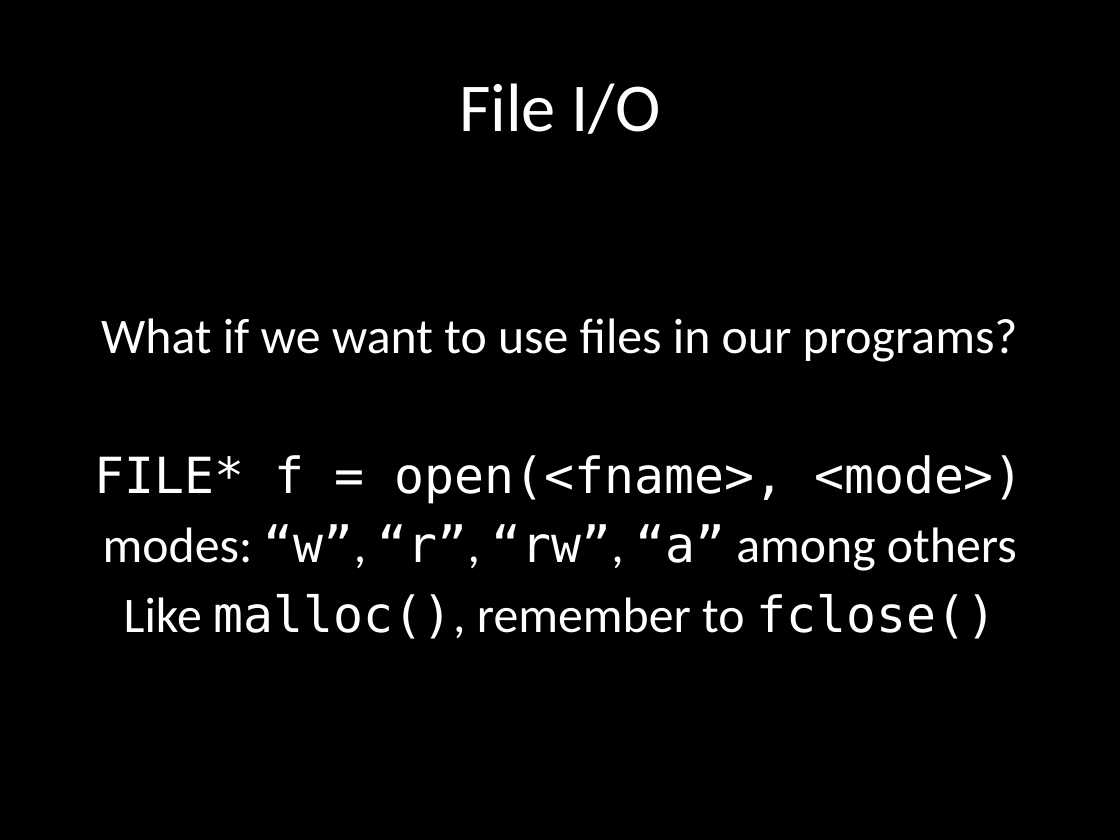
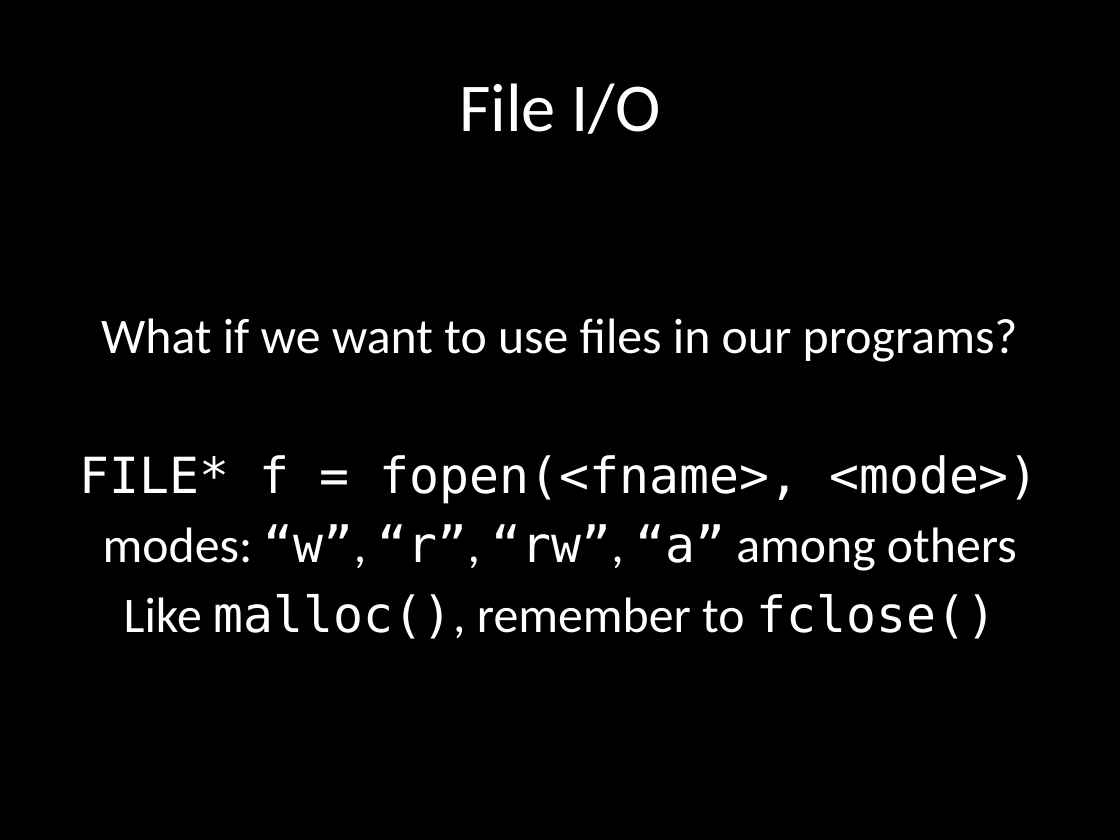
Before and after one commit to greensam/samuelgreen.org, a slide deck: slide 14 of assets/cs50/week4.pptx. Drawn at 1120x840 pixels with LibreOffice and Linux fonts; fonts in the diff are those of the drawing. Boxes give left, top, right and bottom in pixels: in the first picture for what was removed or moved away, otherwise in the second. Text is boxed around its words. In the diff, an @@ line names an element or a change of style, - is before the commit and + after.

```diff
--- a/assets/cs50/week4.pptx
+++ b/assets/cs50/week4.pptx
@@ text at [80,455,1039,504]: text changed @@
-FILE* f = open(<fname>, <mode>)
+FILE* f = fopen(<fname>, <mode>)
```
Also in this commit, not shown: 3 other files.
